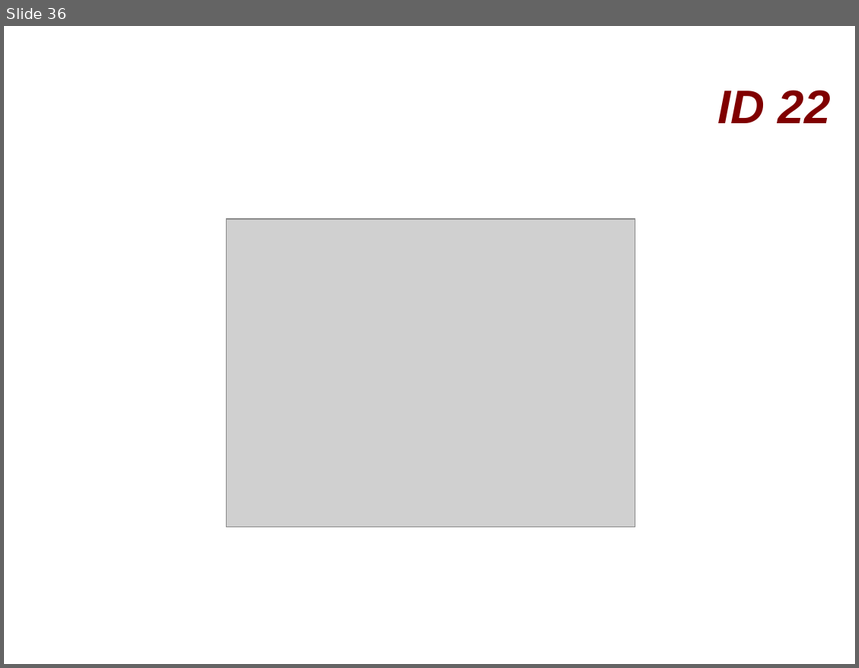
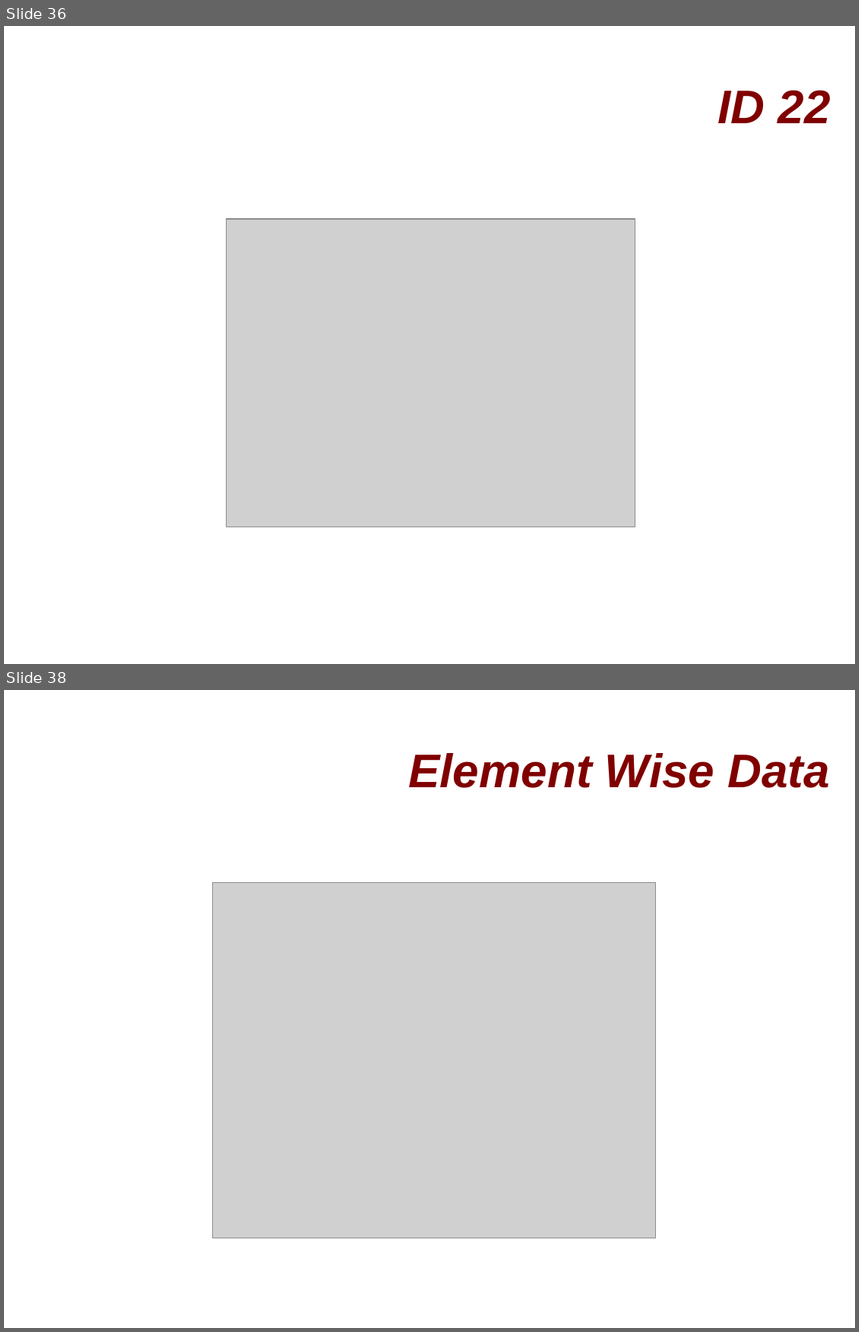
Before and after one commit to Odin84064/software, a slide deck: Presentation/Presentation_Bashir(February).odp. Shown one above the other, each under a label of ours: slide 36 before the commit, slides 36 and 38 after it; the slides between them are not shown. The pictures are 859x668 and 859x1332 pixels, drawn with LibreOffice and Linux fonts; fonts in the diff are those of the drawing; grey boxes stand for pictures; background and template pictures are left out. Boxes give left, top, right and bottom in pixels: in the first picture for what was removed or moved away, otherwise in the second. Text is boxed around its words. In the diff, an @@ line names an element or a change of style, - is before the commit and + after.

Commit message:
training for event wise Rivet data

```diff
--- a/Presentation/Presentation_Bashir(February).odp
+++ b/Presentation/Presentation_Bashir(February).odp
@@ slide 38 added at box(4, 690, 855, 1328), background picture (left out) @@
@@ title added at box(408, 753, 830, 788), 44 pt, text #800000, bold, italic @@
+Element Wise Data
@@ picture added at box(212, 883, 656, 1239) @@
```
Also in this commit, not shown: 1 slide changed, 11 other slides added, 3 other files.
